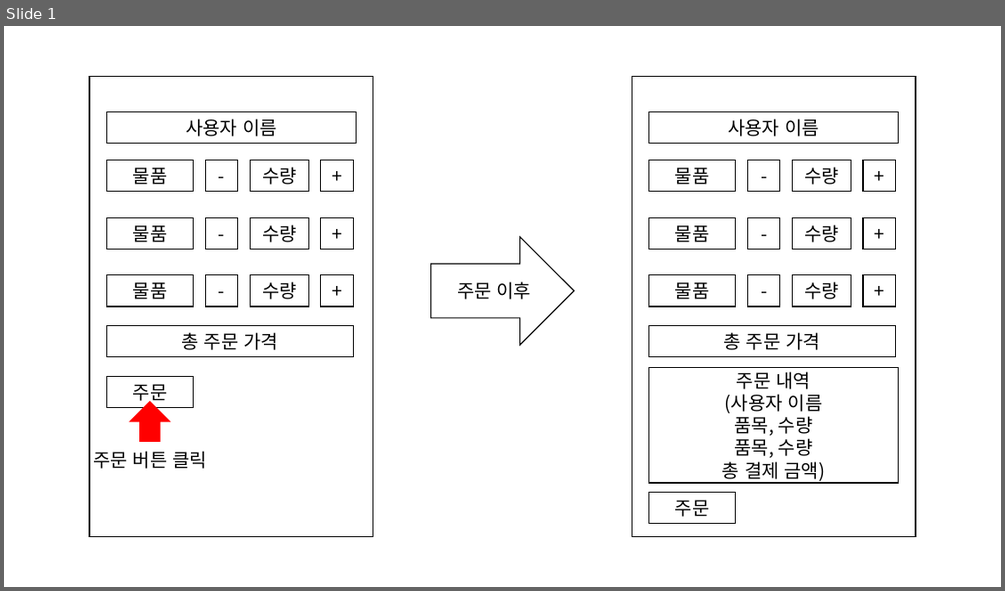
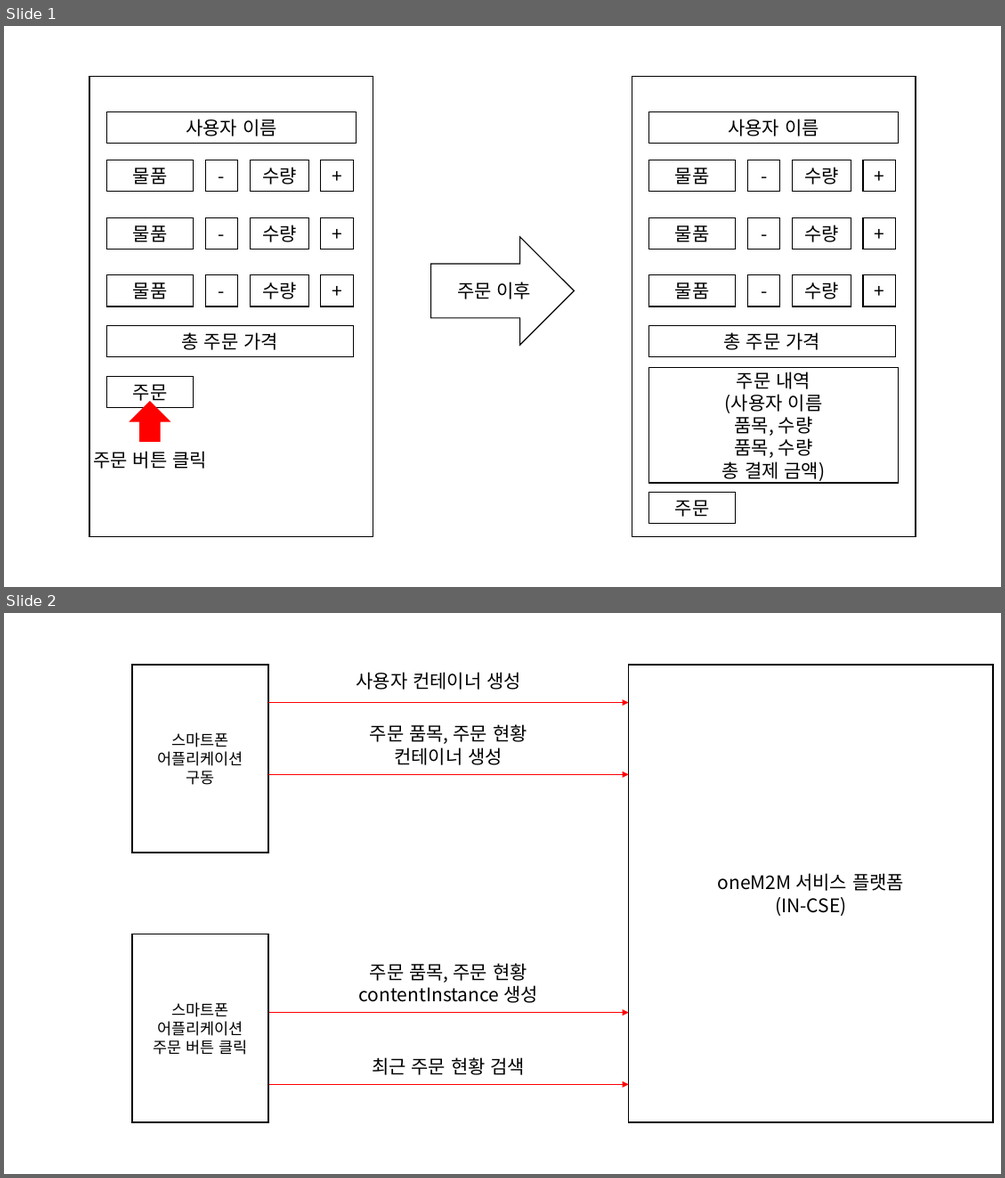
Before and after one commit to Open-Source-Team-IF/IF, a slide deck: Document(App)/design.pptx. Shown one above the other, each under a label of ours: slide 1 before the commit, slides 1 and 2 after it. The pictures are 1005x591 and 1005x1178 pixels, drawn with LibreOffice and Linux fonts; fonts in the diff are those of the drawing. Boxes give left, top, right and bottom in pixels: in the first picture for what was removed or moved away, otherwise in the second. Text is boxed around its words. In the diff, an @@ line names an element or a change of style, - is before the commit and + after.

```diff
--- a/Document(App)/design.pptx
+++ b/Document(App)/design.pptx
@@ slide 2 added at <box>4,613,1001,1174</box>, background #FFFFFF @@
@@ rectangle added at <box>132,665,268,853</box>, fill #FFFFFF, outline #000000 1.5 pt, 15 pt, text #000000 @@
+스마트폰
+어플리케이션
+구동
@@ rectangle added at <box>629,665,994,1122</box>, fill #FFFFFF, outline #000000 1.5 pt, 18 pt, text #000000 @@
+oneM2M 서비스 플랫폼
+(IN-CSE)
@@ text added at <box>356,672,521,690</box>, 18 pt, text #000000 @@
+사용자 컨테이너 생성
@@ arrow added from (268, 703) to (629, 703), #FF0000 0.5 pt @@
@@ text added at <box>370,724,527,765</box>, 18 pt, text #000000 @@
+주문 품목, 주문 현황 컨테이너 생성
@@ arrow added from (268, 774) to (629, 774), #FF0000 0.5 pt @@
@@ rectangle added at <box>132,933,268,1122</box>, fill #FFFFFF, outline #000000 1.5 pt, 15 pt, text #000000 @@
+스마트폰
+어플리케이션
+주문 버튼 클릭
@@ text added at <box>359,963,538,1003</box>, 18 pt, text #000000 @@
+주문 품목, 주문 현황 contentInstance 생성
@@ arrow added from (268, 1013) to (629, 1013), #FF0000 0.5 pt @@
@@ text added at <box>372,1057,526,1075</box>, 18 pt, text #000000 @@
+최근 주문 현황 검색
@@ arrow added from (268, 1084) to (629, 1084), #FF0000 0.5 pt @@
```
Also in this commit, not shown: 1 other slide added.
